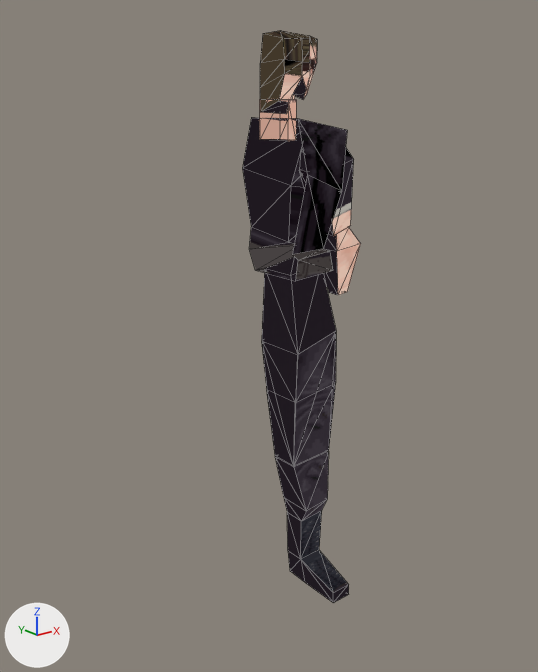
One commit to the glTF model assets/ps1_character.glb: the scene before it, then after it.
Before and after are seen from a 50 mm lens placed at (-0.267, -0.33, 1.525), pointed at (-0.002, 0.001, 1.392). The axes (+X, +Y, +Z) are drawn at lower left. The lights are the same throughout. The picture after the commit comes second. Mesh edges are drawn as thin lines. Where no turn or scale is listed for an object, it has been applied to the vertices. Vertices at exactly the same position are counted once.
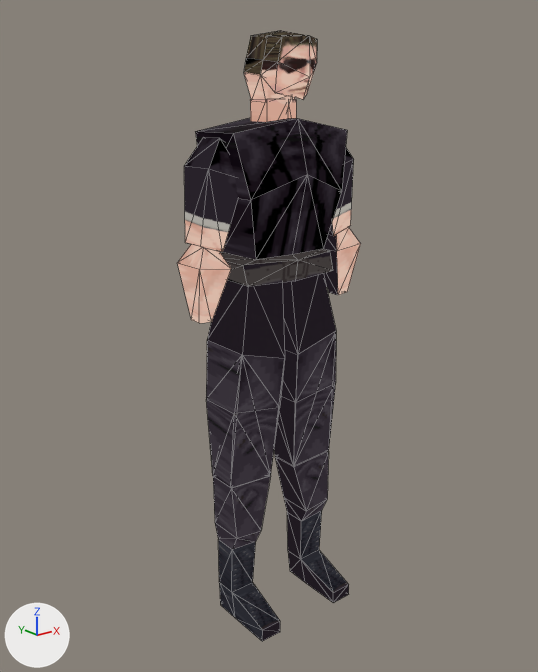
The newer file is also rescaled (x6.185), turned or shifted as a whole; pictures and numbers use the older file's frame.

What the commit changed:
me_cube_002 is used by ob_cube; location (0.0, 0.0, 1.214).
me_cube_002 had 113 vertices, 188 faces and spanned x 0.0..0.059, y -0.035..0.029, z 0.001..0.347.
me_cube_002 now has 202 vertices, 376 faces and spans x -0.059..0.059, y -0.035..0.029, z 0.001..0.347.
me_cube_002 part 1: the loose piece of 12 vertices spanning x 0.027..0.054, y -0.011..0.011, z 0.235..0.293 is copied, and the copy is mirrored in x about the mesh origin; it spans x -0.054..-0.027, y -0.011..0.011, z 0.235..0.293.
me_cube_002 part 2: the loose piece of 12 vertices spanning x 0.039..0.059, y -0.012..0.009, z 0.197..0.239 is copied, and the copy is mirrored in x about the mesh origin; it spans x -0.059..-0.039, y -0.012..0.009, z 0.197..0.239.
me_cube_002 part 3: the loose piece of 16 vertices spanning x 0.003..0.039, y -0.017..0.017, z 0.093..0.221 is copied, and the copy is mirrored in x about the mesh origin; it spans x -0.039..-0.003, y -0.017..0.017, z 0.093..0.221.
me_cube_002 part 4: the loose piece of 24 vertices spanning x 0.009..0.039, y -0.035..0.011, z 0.001..0.094 is copied, and the copy is mirrored in x about the mesh origin; it spans x -0.039..-0.009, y -0.035..0.011, z 0.001..0.094.
Part 5, on me_cube_002:
25 vertices are added at x -0.04..-0.009, y -0.022..0.023, z 0.216..0.344.
68 new faces join them.

What differs and where, as boxes (x1, y1, x2, y2) in the pictures (538 x 672 px):
'Cube', reshaped (54% wider, 7% taller)
    before: (242, 30, 361, 603)
    after: (177, 30, 361, 642)
part 1 of me_cube_002, added
    after: (184, 137, 238, 252)
part 2 of me_cube_002, added (beige)
    after: (177, 244, 231, 323)
part 3 of me_cube_002, added
    after: (206, 280, 285, 487)
part 4 of me_cube_002, added
    after: (213, 476, 280, 642)
part 5 of me_cube_002, added
    after: (195, 30, 310, 286)
